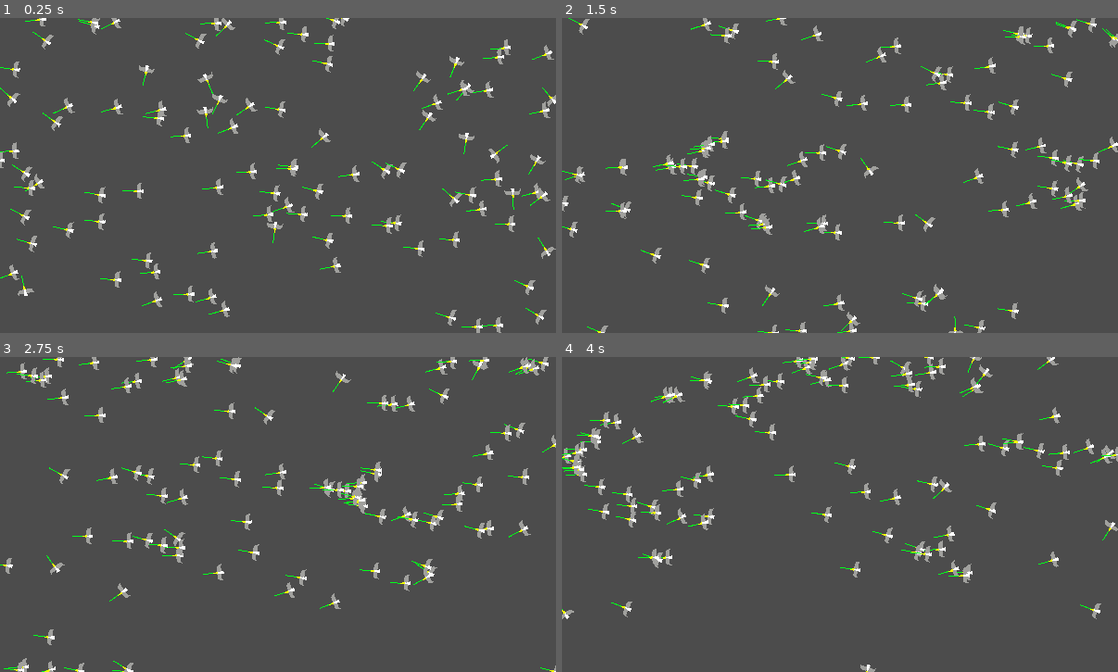
Above: before the commit, frames 1-4 (two rows, left to right).
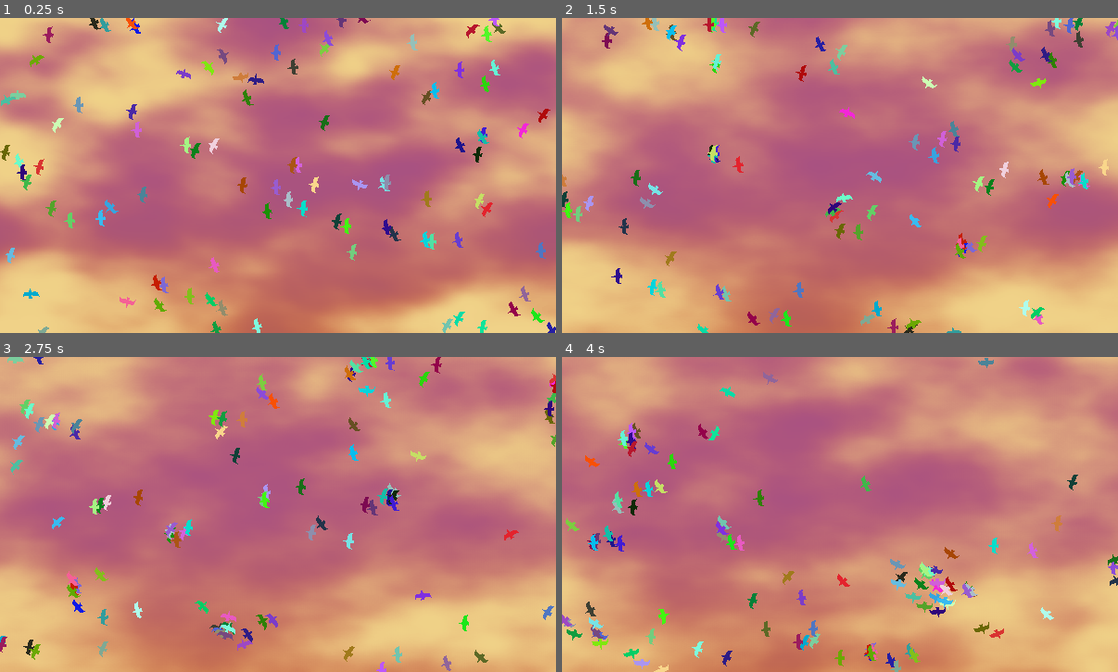
Above: after the commit, the same moments.

Repository: JoaoPedroPiotroski/BoidsTest
Game: Godot game, scene res://World.tscn
Same seed, same stepped clock (60 frames per second), same inputs: the game is played once before the commit and once after it.
Inputs:
- Up to frame 1 (0.25 s): no input
- Up to frame 2 (1.5 s): no input
- Up to frame 3 (2.75 s): no input
- Up to frame 4 (4 s): no input

The runs differ from the first frame. In frame 1, 100% of the frame differs, in the area x 0-100%, y 0-100%; in frame 2, 100%; in frame 3, 100%; in frame 4, 100%.

Commit message:
branch_start

Diff:
--- a/Boid.gd
+++ b/Boid.gd
@@ -4,10 +4,12 @@
 var local_positions = []
 var local_range := 55.0
 var speed = 300
-var separation_bias = 0.5
+var separation_bias = 0.7
 var alignment_bias = 0.3
 var cohesion_bias = 0.1
 var randomness = 0.2
+
+var color : Color = Color.white
 
 var center_of_weight : Vector2
 var move_direction : Vector2
@@ -15,6 +17,17 @@
 func _ready():
 	add_to_group("boids")
 	rotation_degrees = rand_range(0, 360)
+	color = Color(
+		rand_range(0, 1),
+		rand_range(0, 1),
+		rand_range(0, 1)
+	)
+	$Polygon2D.color = color
+	$Polygon2D2. color = color
+
+	$Polygon2D3. color = color
+
+	$Polygon2D4. color = color
 
 func _draw():
 	return
--- a/Boid.tscn
+++ b/Boid.tscn
@@ -6,28 +6,30 @@
 script = ExtResource( 1 )
 
 [node name="Line2D" type="Line2D" parent="."]
+visible = false
 points = PoolVector2Array( 0, 0, 18, 0 )
 width = 1.0
 default_color = Color( 0, 1, 0.109804, 1 )
 
 [node name="Polygon2D" type="Polygon2D" parent="."]
 position = Vector2( 0.917702, 0.125141 )
+color = Color( 0, 0, 0, 1 )
 polygon = PoolVector2Array( 0, -1, -3.22688, -2.12028, -2.5999, -1.43061, -5.67208, -2.18298, -5.60938, 2.0491, -2.81934, 1.04594, -3.57171, 1.76697, 0.00204468, 0.763805, 1.94567, 0.763805, 2.4786, 0.481667, 2.82343, -0.0199137, 2.50995, -0.521494, 1.85162, -0.86633 )
 
 [node name="Polygon2D2" type="Polygon2D" parent="."]
 position = Vector2( -5.44626, 0.0367537 )
 scale = Vector2( 3, 3 )
-color = Color( 0.945098, 1, 0, 1 )
+color = Color( 0, 0, 0, 1 )
 polygon = PoolVector2Array( 2.47711, -0.545958, 2.50052, 0.472423, 4.24464, -0.124559 )
 
 [node name="Polygon2D3" type="Polygon2D" parent="."]
 position = Vector2( 1.31545, 1.40235 )
 scale = Vector2( 2, 2 )
-color = Color( 0.631373, 0.631373, 0.619608, 1 )
+color = Color( 0, 0, 0, 1 )
 polygon = PoolVector2Array( 0.623055, -1.26497, 0.435343, -3.91379, -0.649215, -4.66464, -2.77662, -4.93578, -1.5252, -3.99722, -1.50435, -1.91153, -1.85891, -1.53611, 0.101633, -0.972974 )
 
 [node name="Polygon2D4" type="Polygon2D" parent="."]
 position = Vector2( 1.22706, -0.056057 )
 scale = Vector2( 2, 2 )
-color = Color( 0.631373, 0.631373, 0.619608, 1 )
+color = Color( 0, 0, 0, 1 )
 polygon = PoolVector2Array( 0.602198, 0.570434, 0.581341, 3.07326, 0.0182056, 4.09525, -2.13005, 4.84609, -1.58777, 3.38611, -1.73377, 1.217, -2.00491, 1.17528, -0.461503, 0.361865 )
--- /dev/null
+++ b/ColorRect.gd
@@ -0,0 +1,6 @@
+extends ColorRect
+
+func _process(delta):
+	return
+	material.set_shader_param('offset_x', material.get_shader_param('offset_x') + delta / 16)
+	material.set_shader_param('offset_y', material.get_shader_param('offset_y') - delta / 8)
--- a/World.tscn
+++ b/World.tscn
@@ -1,7 +1,76 @@
-[gd_scene load_steps=3 format=2]
+[gd_scene load_steps=8 format=2]
 
 [ext_resource path="res://Boid.tscn" type="PackedScene" id=1]
 [ext_resource path="res://World.gd" type="Script" id=2]
+[ext_resource path="res://ColorRect.gd" type="Script" id=3]
+
+[sub_resource type="Shader" id=1]
+code = "shader_type canvas_item;
+
+uniform sampler2D noise;
+uniform float cloud_coverage : hint_range(0.0, 1.0);
+uniform float cloud_intensity : hint_range(0.0, 2.0);
+uniform float offset_x = 0;
+uniform float offset_y = 0;
+
+uniform vec4 cloud_color : hint_color;
+uniform vec4 day_bottom_color : hint_color = vec4(0.4, 1.0, 1.0, 1.0);
+uniform vec4 day_top_color : hint_color = vec4(0.0, 0.8, 1.0, 1.0);
+uniform float horizon_band : hint_range(0.0, 1.0);
+uniform float horizon_smoothing : hint_range(-16.0, 16.0);
+
+uniform float speed : hint_range(0.0, 1.0);
+uniform float fluffiness : hint_range(0.0, 2.0);
+
+void fragment(){
+	vec4 screen_color = texture(SCREEN_TEXTURE, SCREEN_UV);
+	vec4 noise1 = texture(noise, mod(UV + TIME * 2.5 * speed / 10.0, 0.0));
+	vec4 noise2 = texture(noise, mod(UV + TIME * (2.5 + fluffiness * 3.0) * speed / 10.0, 0.0));
+	vec4 noise_color = noise1 + noise2;
+	//vec4 noise_color = texture(noise, vec2(UV.x / 2.0 + offset_x, UV.y + offset_y));
+//	noise_color.rgb = smoothstep(
+//		vec3(1.0 - cloud_coverage),
+//		vec3(1.0 - cloud_intensity),
+//		noise_color.rgb
+//
+//	) * 2.0;
+	noise_color.rgb = smoothstep(cloud_intensity - 0.3, cloud_intensity + 0.3, noise_color).rgb;
+
+//	noise_color.rgb += step(
+//		vec3(cloud_intensity),
+//		noise_color.rgb
+//	);
+	vec3 sky_color = mix(day_bottom_color.rgb, day_top_color.rgb, clamp(smoothstep(0.0, 1.0, 1.0-UV.y + horizon_band / horizon_smoothing), 0.0, 1.0));
+
+	COLOR = mix(vec4(sky_color, 1.0), vec4(mix(noise_color.rgb, cloud_color.rgb, 1.0), noise_color.a), noise_color.r);
+}"
+
+[sub_resource type="OpenSimplexNoise" id=3]
+octaves = 6
+period = 147.2
+persistence = 0.549
+lacunarity = 1.53
+
+[sub_resource type="NoiseTexture" id=4]
+width = 640
+height = 350
+seamless = true
+noise = SubResource( 3 )
+
+[sub_resource type="ShaderMaterial" id=2]
+shader = SubResource( 1 )
+shader_param/cloud_coverage = 0.0
+shader_param/cloud_intensity = 0.965
+shader_param/offset_x = 0.0
+shader_param/offset_y = 0.0
+shader_param/cloud_color = Color( 0.760784, 0.752941, 0.698039, 1 )
+shader_param/day_bottom_color = Color( 0.756863, 0.419608, 0.215686, 1 )
+shader_param/day_top_color = Color( 0.658824, 0.321569, 0.513726, 1 )
+shader_param/horizon_band = 0.448
+shader_param/horizon_smoothing = 1.103
+shader_param/speed = 0.115
+shader_param/fluffiness = 1.173
+shader_param/noise = SubResource( 4 )
 
 [node name="World" type="Node2D"]
 script = ExtResource( 2 )
@@ -9,4 +78,13 @@
 y_size = 340
 boid_amount = 100
 
+[node name="ColorRect" type="ColorRect" parent="."]
+material = SubResource( 2 )
+margin_right = 640.0
+margin_bottom = 350.0
+script = ExtResource( 3 )
+__meta__ = {
+"_edit_use_anchors_": false
+}
+
 [node name="Boid" parent="." instance=ExtResource( 1 )]
--- a/project.godot
+++ b/project.godot
@@ -32,4 +32,5 @@
 
 [rendering]
 
+environment/default_clear_color=Color( 0.580392, 0.682353, 0.862745, 1 )
 environment/default_environment="res://default_env.tres"
Not shown, added: export_presets.cfg
